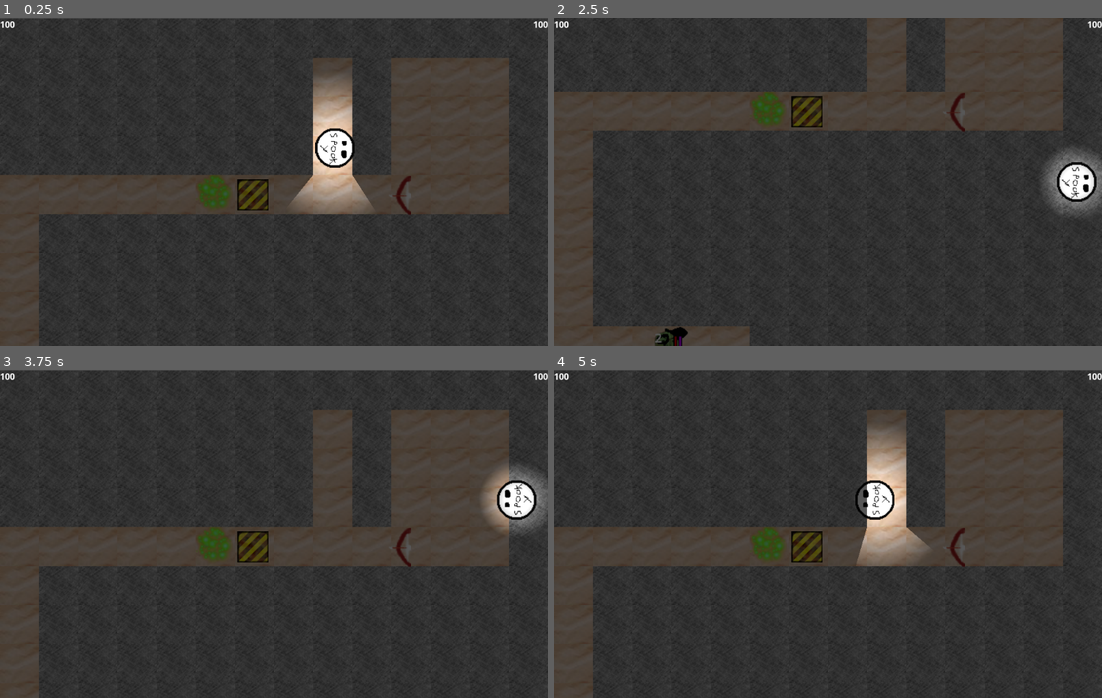
Above: before the commit, frames 1-4 (two rows, left to right).
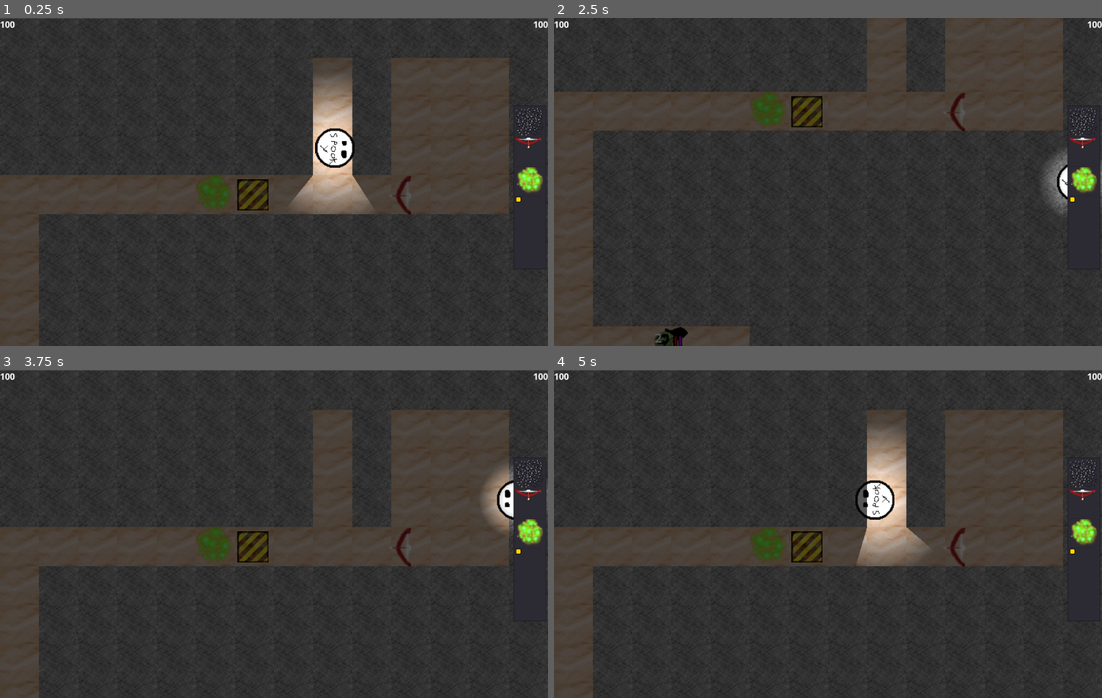
Above: after the commit, the same moments.

Repository: Solid-Squid-Contingent/LD-48
Game: Godot game, scene res://scenes/Main.tscn
The game is run twice, just before and just after one commit, with the same random seed, the same clock (stepped at 60 frames per second) and the same inputs.
Inputs (mouse positions are in pixels of both pictures, inside the frame that each line leads up to):
- Up to frame 1 (0.25 s): no input
- Up to frame 2 (2.5 s): tap Enter at 0.5 s; move the mouse to (806, 195) at 0.52 s; press the mouse at (806, 195) at 0.53 s; hold D (right) 0.53-1.28 s; tap 0 at 0.8, 1.35 s; move the mouse to (959, 195) at 1.27 s; release the mouse at (959, 195) at 1.28 s; hold S (down) 1.28-2.03 s; click (959, 195) at 1.42 s; tap 9 at 1.55, 2.1 s; move the mouse to (882, 109) at 2.02 s; press the mouse at (882, 109) at 2.03 s; hold D (right) from 2.03 s (still down)
- Up to frame 3 (3.75 s): move the mouse to (246, 599) at 2.77 s; release D (right) at 2.78 s; release the mouse at (246, 599) at 2.78 s; hold W (up) 2.78-3.53 s; click (246, 599) at 2.85 s; tap 0 at 3.05 s; move the mouse to (438, 583) at 3.52 s; hold A (left) from 3.53 s (still down); hold Right mouse button (interact) from 3.53 s (still down)
- Up to frame 4 (5 s): keep holding A (left); tap 9 at 3.8 s; move the mouse to (663, 484) at 4.27 s; release Right mouse button (interact) at 4.28 s; tap 0 at 4.35 s; click (663, 484) at 4.55 s

The runs differ from the first frame. In frame 1, 0.4% of the frame differs, in the area x 94-100%, y 27-77%; in frame 2, 1.3%; in frame 3, 1.3%, in the area x 93-100%, y 27-77%; in frame 4, 0.4%.
Error after the commit: Invalid set index 'setCurrentItem' (on base: 'KinematicBody2D (Player.gd)') with value of type 'Area2D (Spikes.gd)'. (res://scenes/ItemList.gd:28)

Commit message:
add selection menu for items

Diff:
--- /dev/null
+++ b/scenes/ItemList.gd
@@ -0,0 +1,28 @@
+extends ItemList
+
+var selectableScenes = [
+	preload("res://scenes/Spikes.tscn"),
+	preload("res://scenes/ArrowTrap.tscn"),
+	preload("res://scenes/Goo.tscn"),
+	preload("res://scenes/Lamp.tscn"),
+]
+
+onready var player = get_tree().get_nodes_in_group("Player")[0]
+
+func _ready():
+	for scene in selectableScenes:
+		var newItem = scene.instance()
+		add_icon_item(newItem.getIcon())
+		newItem.free()
+
+func _on_ItemList_item_selected(index):
+	player.setCurrentItem(selectableScenes[index].instance())
+	unselect_all()
+
+func _on_ItemList_nothing_selected():
+	player.setCurrentItem(null)
+
+func _input(event):
+	if event is InputEventKey and event.pressed:
+		if event.scancode >= KEY_0 and event.scancode <= KEY_9:
+			player.setCurrentItem = selectableScenes[event.scancode - KEY_0].instance()
--- /dev/null
+++ b/scenes/Lamp.gd
@@ -0,0 +1,14 @@
+extends Light2D
+
+
+# Declare member variables here. Examples:
+# var a = 2
+# var b = "text"
+
+
+# Called when the node enters the scene tree for the first time.
+func _ready():
+	pass # Replace with function body.
+
+func getIcon():
+	return $Sprite.texture
--- a/scenes/Lamp.tscn
+++ b/scenes/Lamp.tscn
@@ -1,13 +1,15 @@
-[gd_scene load_steps=3 format=2]
+[gd_scene load_steps=4 format=2]
 
 [ext_resource path="res://resources/graphics/light.png" type="Texture" id=1]
 [ext_resource path="res://resources/graphics/lamp.png" type="Texture" id=2]
+[ext_resource path="res://scenes/Lamp.gd" type="Script" id=3]
 
 [node name="Lamp" type="Light2D"]
 scale = Vector2( 2, 2 )
 texture = ExtResource( 1 )
 shadow_enabled = true
 shadow_color = Color( 0, 0, 0, 1 )
+script = ExtResource( 3 )
 __meta__ = {
 "_editor_description_": ""
 }
--- a/scenes/UI.tscn
+++ b/scenes/UI.tscn
@@ -1,7 +1,10 @@
-[gd_scene load_steps=3 format=2]
+[gd_scene load_steps=5 format=2]
 
 [ext_resource path="res://scripts/UI.gd" type="Script" id=1]
 [ext_resource path="res://resources/fonts/OpenSans-Bold.tres" type="DynamicFont" id=2]
+[ext_resource path="res://scenes/ItemList.gd" type="Script" id=3]
+
+[sub_resource type="Theme" id=1]
 
 [node name="UI" type="Control"]
 margin_right = 40.0
@@ -30,12 +33,23 @@
 "_edit_use_anchors_": false
 }
 
-[node name="ItemLabel" type="Label" parent="."]
-margin_top = 500.0
-margin_right = 1000.0
-margin_bottom = 550.0
-custom_fonts/font = ExtResource( 2 )
-align = 1
+[node name="BuildMenu" type="Control" parent="."]
+margin_right = 40.0
+margin_bottom = 40.0
 __meta__ = {
 "_edit_use_anchors_": false
 }
+
+[node name="ItemList" type="ItemList" parent="BuildMenu"]
+margin_left = 937.476
+margin_top = 160.26
+margin_right = 997.476
+margin_bottom = 460.26
+theme = SubResource( 1 )
+script = ExtResource( 3 )
+__meta__ = {
+"_edit_use_anchors_": false
+}
+
+[connection signal="item_selected" from="BuildMenu/ItemList" to="BuildMenu/ItemList" method="_on_ItemList_item_selected"]
+[connection signal="nothing_selected" from="BuildMenu/ItemList" to="BuildMenu/ItemList" method="_on_ItemList_nothing_selected"]
--- a/scripts/ArrowTrap.gd
+++ b/scripts/ArrowTrap.gd
@@ -1,6 +1,8 @@
 extends Area2D
 
 var arrowScene = preload("res://scenes/Arrow.tscn")
+
+const icon = preload("res://resources/graphics/traps/arrowTrap.png")
 
 var player
 
@@ -33,3 +35,6 @@
 						player.connectTrap(self)
 					else:
 						activate()
+
+static func getIcon():
+	return icon
--- a/scripts/Goo.gd
+++ b/scripts/Goo.gd
@@ -1,7 +1,12 @@
 extends Node
+
+const icon = preload("res://resources/graphics/traps/goo.png")
 
 func _ready():
 	pass # Replace with function body.
 
 func _on_Goo_body_entered(body):
 	body.collideWithGoo()
+
+static func getIcon():
+	return icon
--- a/scripts/Player.gd
+++ b/scripts/Player.gd
@@ -29,20 +29,7 @@
 onready var arrowTrapScene = preload("res://scenes/ArrowTrap.tscn")
 onready var spikesScene = preload("res://scenes/Spikes.tscn")
 
-onready var placeableItems = [
-	["", "placeNothing"],
-	["Wall", "toggleWall"],
-	["Lamp", lampScene],
-	["Pressure Plate", pressurePlateScene],
-	["Arrow Trap", arrowTrapScene],
-	["Spike Trap", spikesScene],
-	["", "placeNothing"],
-	["", "placeNothing"],
-	["", "placeNothing"],
-	["", "placeNothing"]
-]
-
-onready var currentItem = placeableItems[0]
+onready var currentItem = null
 
 func _ready():
 	layout = get_tree().get_nodes_in_group('Layout')[0]
@@ -72,26 +59,18 @@
 		var target = get_global_mouse_position()
 
 		if (target - global_position).length() < INTERACT_RANGE:
-			placeItem(currentItem[1], target)
-			# call(currentItem[1], target)
-	elif event is InputEventKey and event.pressed:
-		if event.scancode >= KEY_0 and event.scancode <= KEY_9:
-			currentItem = placeableItems[event.scancode - KEY_0]
+			placeItem(currentItem, target)
 
 func placeItem(item, target):
-	if item is String:
-		call(item, target)
+	if item == null:
 		return
 	if money >= 10:
 		var index = positionInMap(target)
 		if layout.get_cellv(index) == 1:
 			money -= 10
-			var newItem = item.instance()
-			newItem.position = target
-			get_parent().add_child(newItem)
-
-func placeNothing(_target):
-	pass
+			item.position = target
+			currentItem = null
+			get_parent().add_child(item)
 
 func toggleWall(target):
 	if money >= 10:
@@ -126,3 +105,8 @@
 		waveScreen.show()
 		position.x = clamp(position.x, 0, 1000)
 		position.y = clamp(position.y, 0, 600)
+
+func setCurrentItem(item):
+	if currentItem:
+		currentItem.free()
+	currentItem = item
--- a/scripts/PressurePlate.gd
+++ b/scripts/PressurePlate.gd
@@ -2,7 +2,7 @@
 
 var bodiesOnPlate = 0
 
-var notPressedImage = preload("res://resources/graphics/traps/pressurePlate.png")
+const notPressedImage = preload("res://resources/graphics/traps/pressurePlate.png")
 var pressedImage = preload("res://resources/graphics/traps/pressurePlatePressed.png")
 onready var wireScene = preload("res://scenes/Wire.tscn")
 
@@ -52,3 +52,6 @@
 	for i in range(wires.size()):
 		wires[i].queue_free()
 	wires = []
+
+static func getIcon():
+	return notPressedImage
--- a/scripts/Spikes.gd
+++ b/scripts/Spikes.gd
@@ -1,7 +1,12 @@
 extends Area2D
+
+const icon = preload("res://resources/graphics/traps/spikes.png")
 
 func _ready():
 	pass # Replace with function body.
 
 func _on_Spikes_body_entered(body):
 	body.collideWithSpikes()
+
+static func getIcon():
+	return icon;
--- a/scripts/UI.gd
+++ b/scripts/UI.gd
@@ -9,7 +9,3 @@
 func _process(_delta):
 	$MoneyLabel.text = String(player.money)
 	$HealthLabel.text = String(player.health)
-	if player.currentItem[0].empty():
-		$ItemLabel.text = ""
-	else:
-		$ItemLabel.text = "Placing " + player.currentItem[0]
